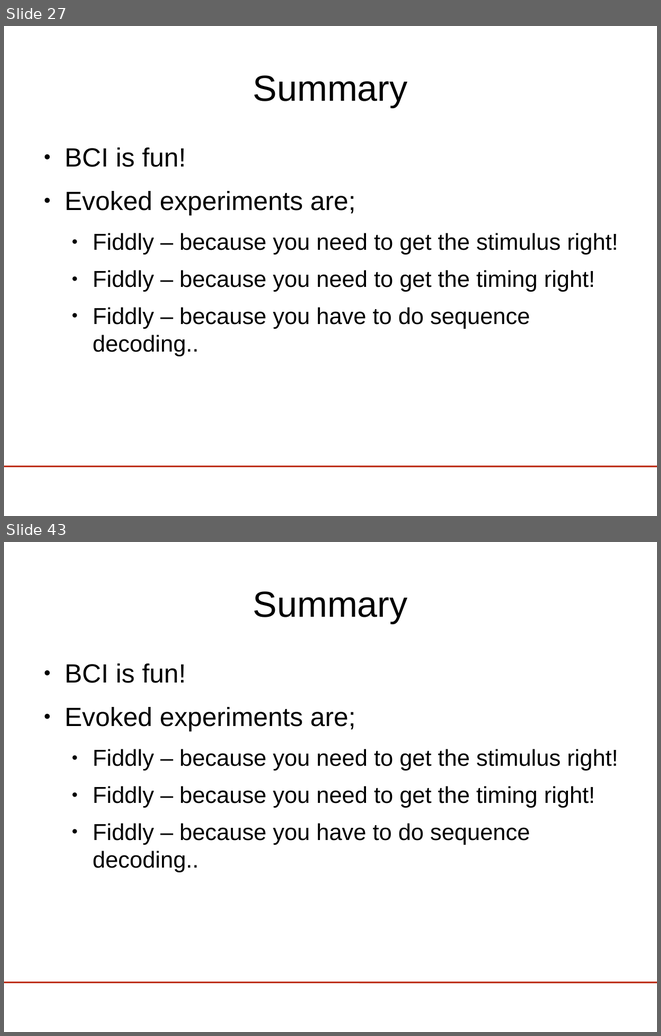
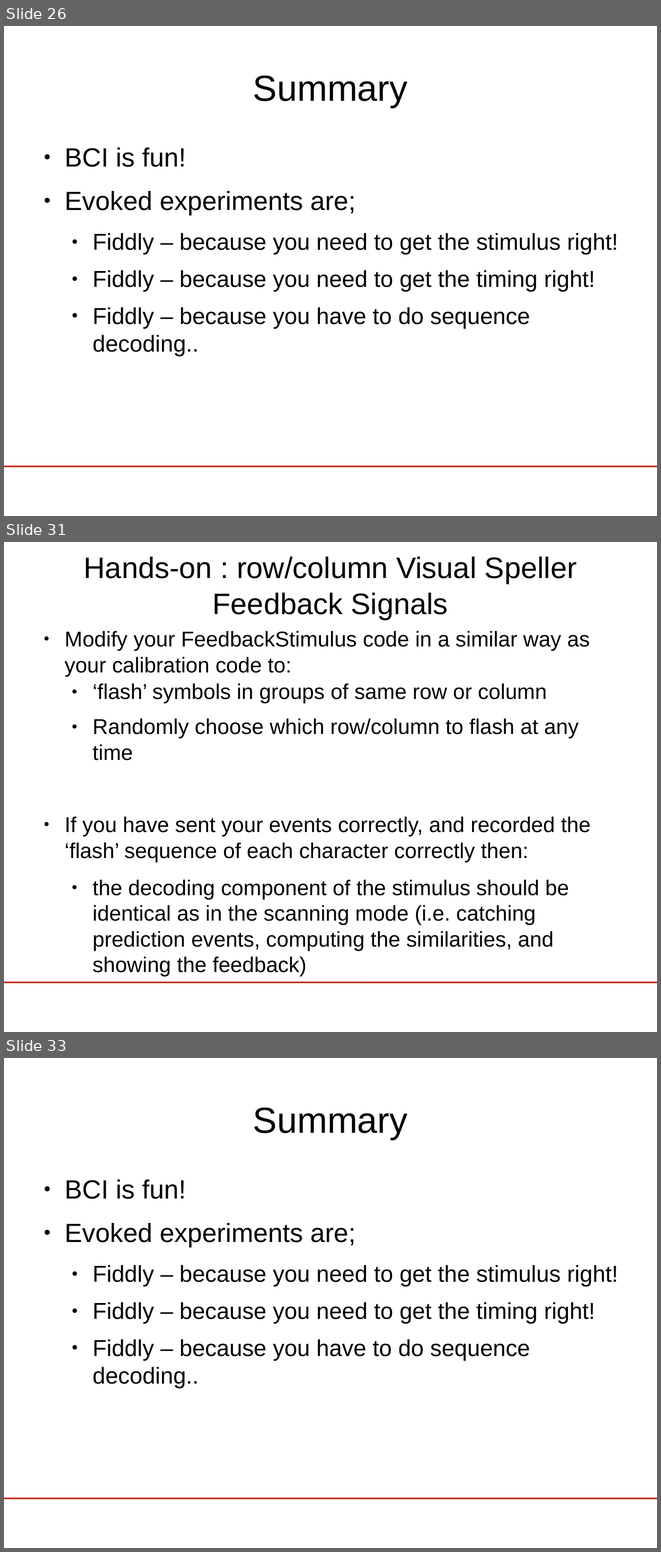
Before and after one commit to riccardosamperna/buffer_bci, a slide deck: tutorial/lect5-visspell/visualSpeller.odp. Shown one above the other, each under a label of ours: slides 27 and 43 before the commit, slides 26, 31 and 33 after it; the slides between them are not shown. The pictures are 661x1036 and 661x1552 pixels, drawn with LibreOffice and Linux fonts; fonts in the diff are those of the drawing; background and template pictures are left out. Boxes give left, top, right and bottom in pixels: in the first picture for what was removed or moved away, otherwise in the second. Text is boxed around its words. In the diff, an @@ line names an element or a change of style, - is before the commit and + after.

```diff
--- a/tutorial/lect5-visspell/visualSpeller.odp
+++ b/tutorial/lect5-visspell/visualSpeller.odp
@@ slide 31 added at [4,542,657,1032], background #FFFFFF; not listed: 1 template element that a slide beside it also shows @@
@@ title added at [84,556,577,619], 36 pt, text #000000 @@
+Hands-on : row/column Visual Speller Feedback Signals
@@ text added at [64,631,591,976], 26 pt, text #000000 @@
+● Modify your FeedbackStimulus code in a similar way as your calibration code to:
+  ● ‘flash’ symbols in groups of same row or column
+  ● Randomly choose which row/column to flash at any time
+● If you have sent your events correctly, and recorded the ‘flash’ sequence of each character correctly then:
+  ● the decoding component of the stimulus should be identical as in the scanning mode (i.e. catching prediction events, computing the similarities, and showing the feedback)
@@ what was slide 27 is now slide 26 @@
@@ what was slide 43 is now slide 33 @@
```
Also in this commit, not shown: 1 slide changed, 5 other slides added, 16 slides removed, 3 other files.
